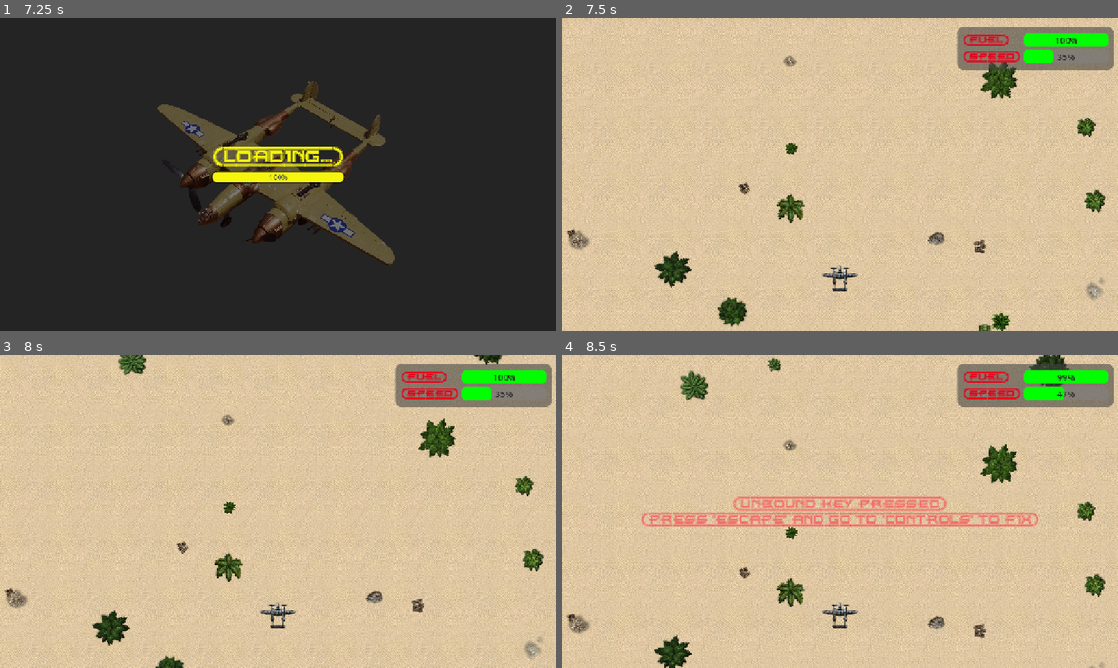
Above: before the commit, frames 1-4 (two rows, left to right).
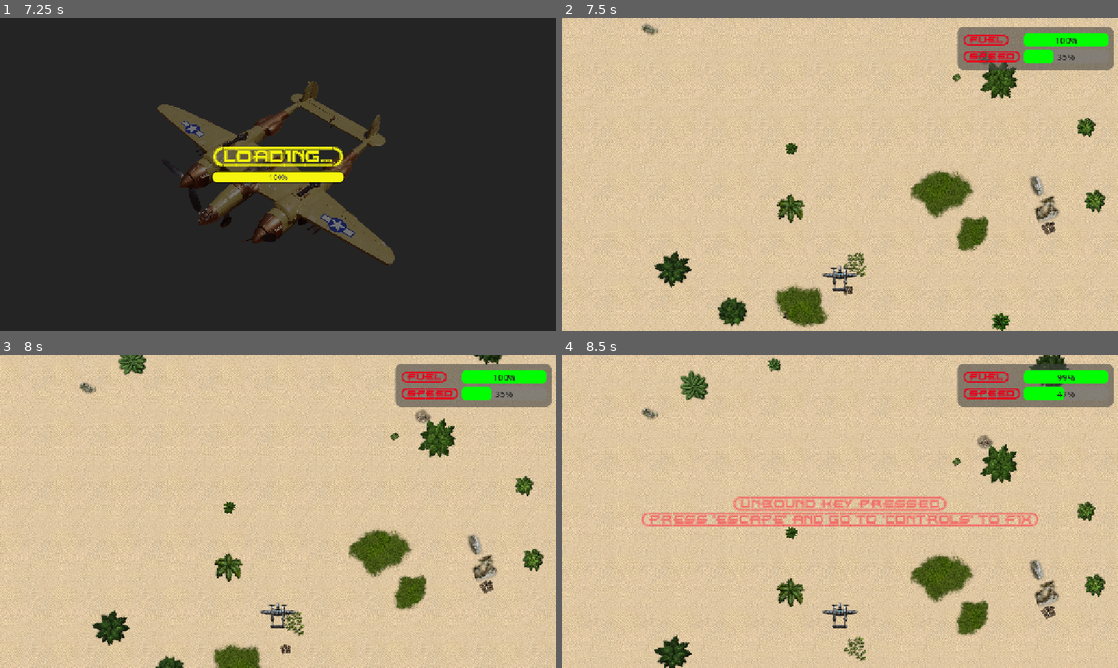
Above: after the commit, the same moments.

Repository: ikostan/SkyLockAssault
Game: Godot game, scene res://scenes/splash_screen.tscn
Same seed, same stepped clock (60 frames per second), same inputs: the game is played once before the commit and once after it. Video files are missing from this copy of the repository; at most half a second of black plays in their place. Sound files missing from this copy of the repository are replaced by a short silence.
Inputs (mouse positions are in pixels of both pictures, inside the frame that each line leads up to):
- Up to frame 1 (7.25 s): tap Enter (ui_accept) at 0.5, 0.77, 1.25, 2, 2.75, 3.5, 3.77, 4.25 s; move the mouse to (400, 158) at 0.52 s; hold D (move_right) 0.53-1.25 s; hold Space (fire) 0.53-1.25 s; click (400, 158) at 0.67 s; drag from (166, 190) to (250, 237) at 1.27 s; move the mouse to (333, 105) at 2.02 s; hold D (move_right) 2.03-2.75 s; tap Tab at 2.1 s; drag from (250, 237) to (111, 127) at 2.77 s; move the mouse to (444, 221) at 3.52 s; hold A (move_left) 3.53-4.25 s; tap Ctrl at 3.6 s; drag from (111, 127) to (194, 96) at 4.27 s; click "{START=GAME}" at 5 s; click "{START=GAME}" at 5.75 s; move the mouse to (305, 174) at 6.52 s; hold X (speed_down) from 6.53 s (still down); tap F at 6.6 s; click (305, 174) at 6.67 s
- Up to frame 2 (7.5 s): release X (speed_down) at 7.25 s; drag from (756, 96) to (728, 190) at 7.27 s
- Up to frame 3 (8 s): no input
- Up to frame 4 (8.5 s): move the mouse to (962, 495) at 8.02 s; hold W (speed_up) from 8.03 s (still down); tap C at 8.1 s; tap Enter (ui_accept) at 8.27 s

Frame 1 is identical in both runs. In frame 2, 4.0% of the frame differs, in the area x 0-98%, y 1-100%; in frame 3, 3.6%; in frame 4, 2.9%.

Commit message:
[FEATURE] Randomize rotation for organic decor sprites in main scene #551
Update the setup_decor_layer() function in main_scene.gd to apply a random rotation to spawned decor sprites. To maintain visual logic, manufactured objects (any sprite ID containing the words "barrel" or "crate") should remain upright and be excluded from this rotation.

Diff:
--- a/scripts/main_scene.gd
+++ b/scripts/main_scene.gd
@@ -150,7 +150,7 @@
 	bushes_layer.motion_mirroring = Vector2(0, layer_height)
 
 
-## Sets up the decor layer with random X positions, sizes, and textures.
+## Sets up the decor layer with random X positions, sizes, textures, and rotations.
 ## @param viewport: Vector2 - The viewport size.
 ## @return: void
 func setup_decor_layer(viewport: Vector2) -> void:
@@ -182,6 +182,10 @@
 
 		var scale_factor: float = randf_range(0.5, 1.0)
 		decor.scale = Vector2(scale_factor, scale_factor)
+
+		# NEW: Apply random rotation to organic decor (exclude crates and barrels)
+		if not ("barrel" in id or "crate" in id):
+			decor.rotation = randf_range(0.0, TAU) # TAU is 2*PI radians (360 degrees)
 
 		decor.position.x = randf_range(0, viewport.x - (decor.texture.get_width() * scale_factor))
 		decor.position.y = randf_range(
